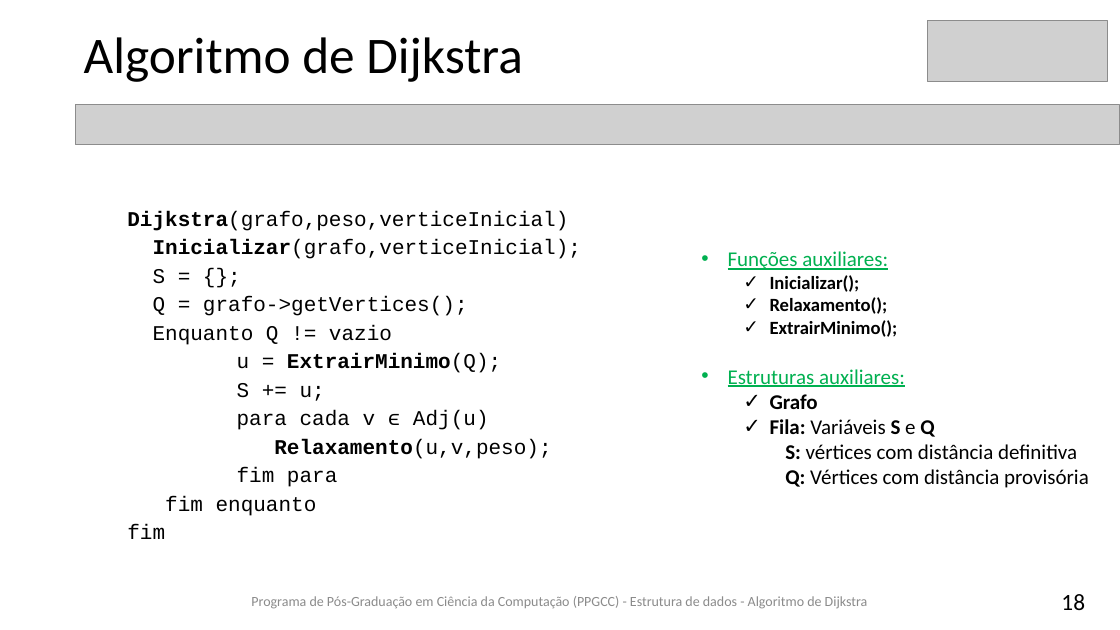
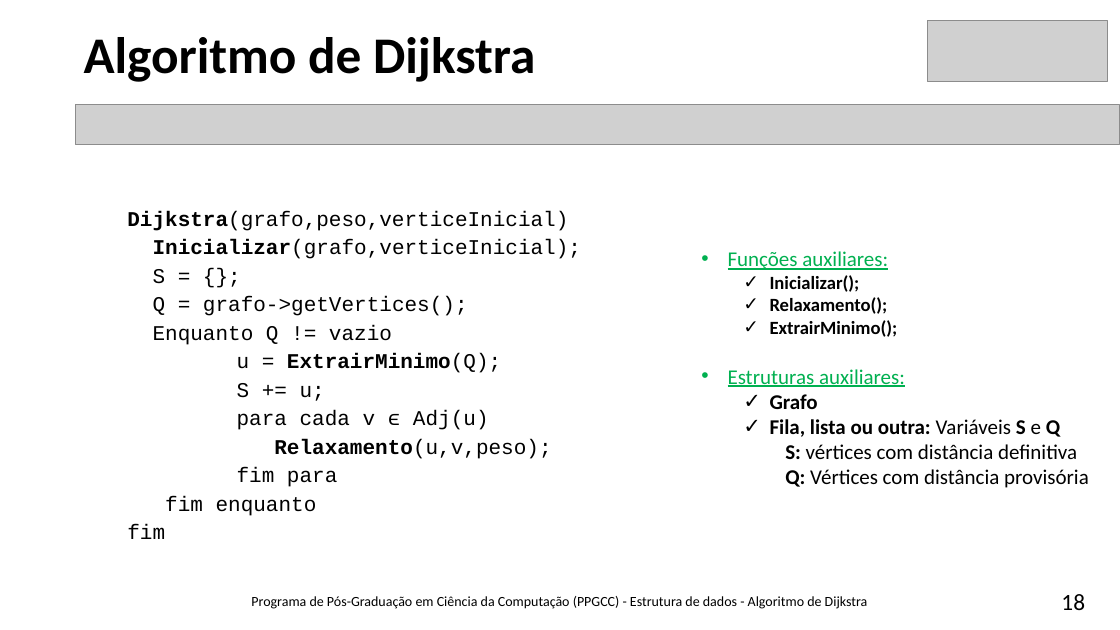
Before and after one commit to brunoslima/Dijkstra-Algorithm, a slide deck: slide 18 of Theory/Algoritmo-Dijkstra-BrunoLima.pptx. Drawn at 1120x630 pixels with LibreOffice and Linux fonts; fonts in the diff are those of the drawing; grey boxes stand for pictures. Boxes give left, top, right and bottom in pixels: in the first picture for what was removed or moved away, otherwise in the second. Text is boxed around its words. In the diff, an @@ line names an element or a change of style, - is before the commit and + after.

```diff
--- a/Theory/Algoritmo-Dijkstra-BrunoLima.pptx
+++ b/Theory/Algoritmo-Dijkstra-BrunoLima.pptx
@@ title "Algoritmo de Dijkstra" at [84,37,535,82]: bold on @@
@@ text at [770,419,1060,437]: text changed; bold on @@
-  ✓ Fila: Variáveis S e Q
+  ✓ Fila, lista ou outra: Variáveis S e Q
@@ text "Programa de Pós-Graduação em Ciência ..." at [251,596,868,609]: text colour #8C8C8C to #000000 @@
```
Also in this commit, not shown: 52 other slides changed, 1 slide added.
